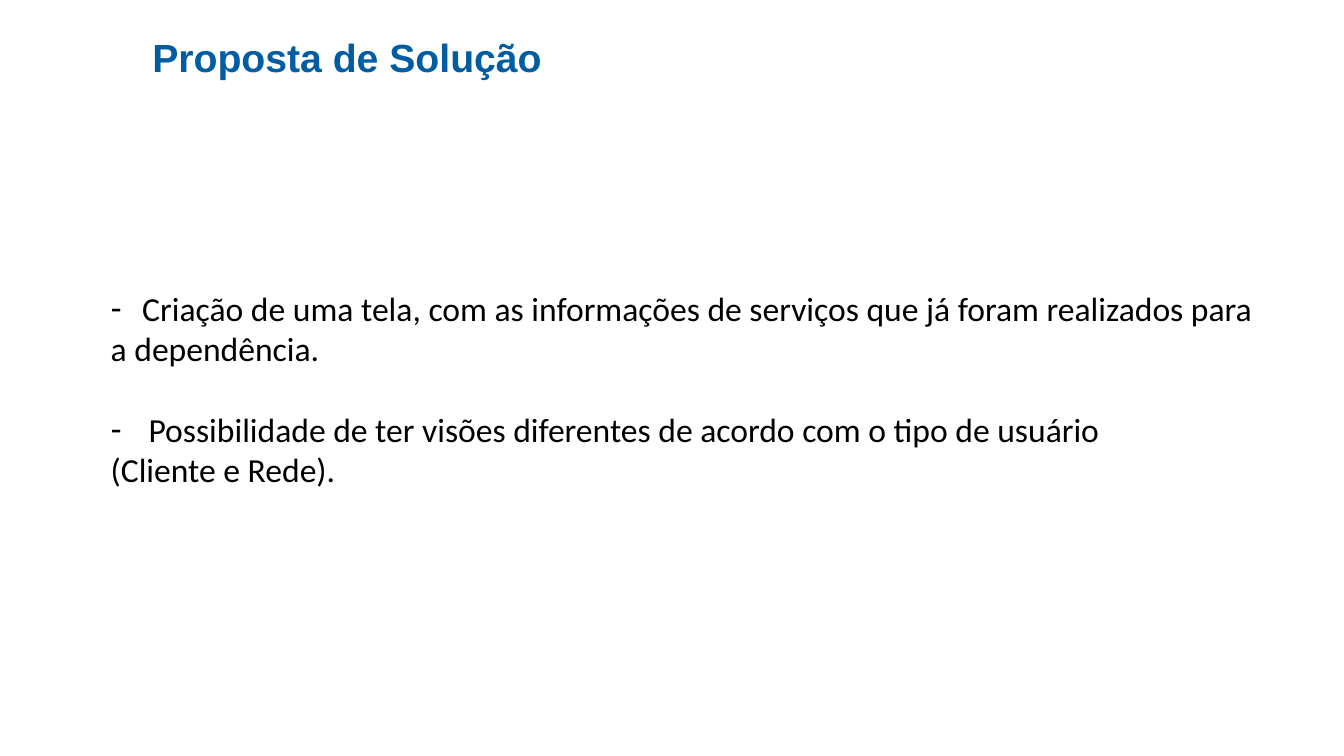
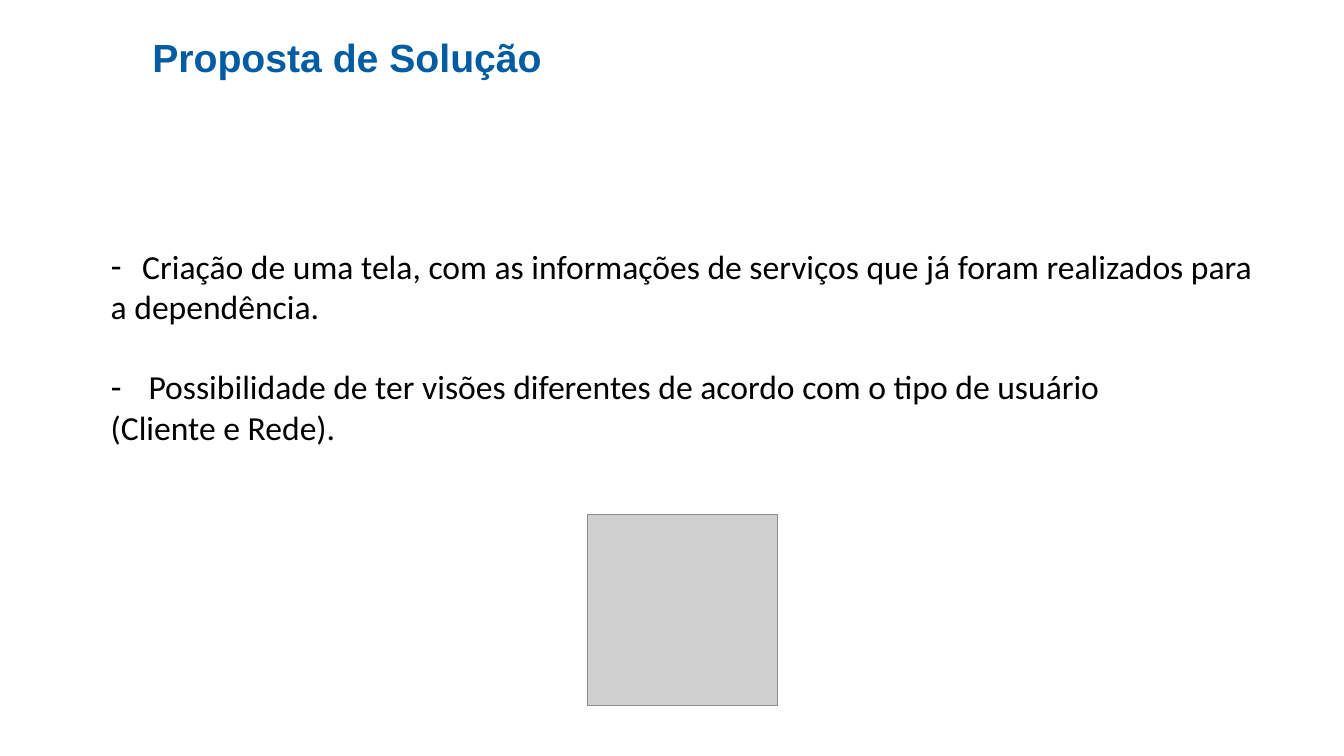
Before and after one commit to cezarnk/projetos, a slide deck: slide 4 of Apresentação Cesup Rede/Projeto 2.pptx. Drawn at 1344x756 pixels with LibreOffice and Linux fonts; fonts in the diff are those of the drawing; grey boxes stand for pictures; background and template pictures are left out. Boxes give left, top, right and bottom in pixels: in the first picture for what was removed or moved away, otherwise in the second. Text is boxed around its words. In the diff, an @@ line names an element or a change of style, - is before the commit and + after.

```diff
--- a/Apresentação Cesup Rede/Projeto 2.pptx
+++ b/Apresentação Cesup Rede/Projeto 2.pptx
@@ text "Criação de uma tela, com ...": place and size @@
-text "Criação de uma tela, com ..." at bbox=[111, 297, 1252, 487]
+text "Criação de uma tela, com ..." at bbox=[111, 255, 1252, 445]
@@ picture added at bbox=[588, 514, 778, 706] @@
```
Also in this commit, not shown: 3 other slides changed, 2 other files.
